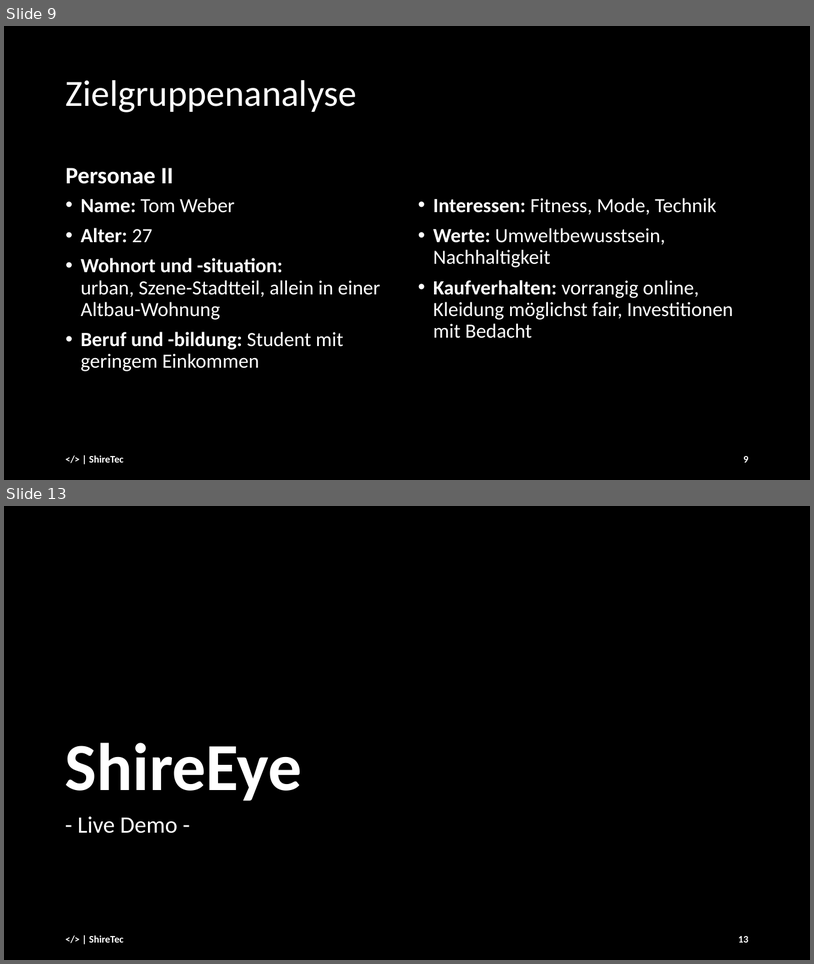
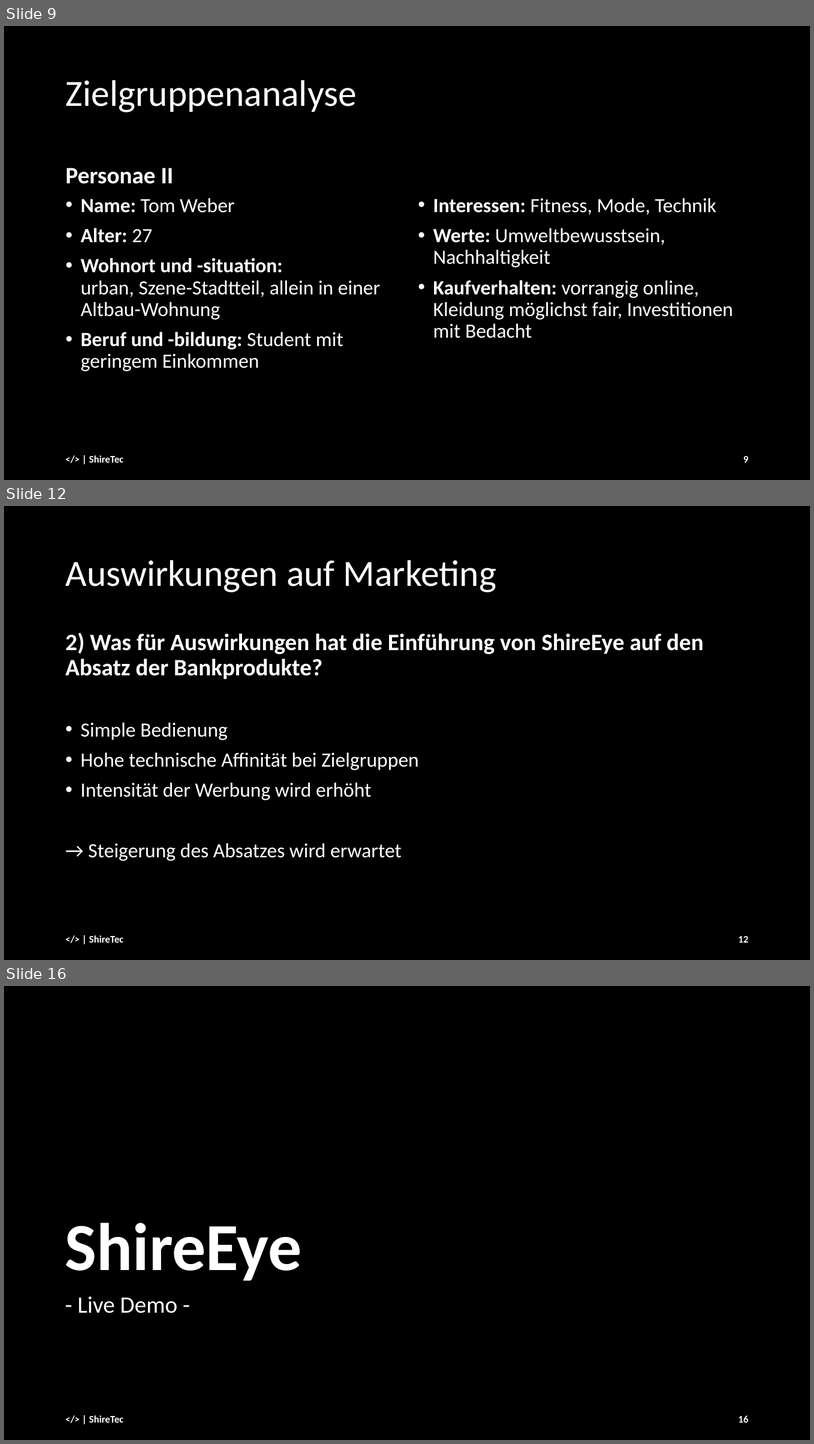
Before and after one commit to andre-anan-gilbert/Real-time-Facial-Age-and-Emotion-Recognition, a slide deck: docs/slides/Final_Presentation_25_01.pptx. Shown one above the other, each under a label of ours: slides 9 and 13 before the commit, slides 9, 12 and 16 after it; the slides between them are not shown. The pictures are 814x964 and 814x1444 pixels, drawn with LibreOffice and Linux fonts; fonts in the diff are those of the drawing. Boxes give left, top, right and bottom in pixels: in the first picture for what was removed or moved away, otherwise in the second. Text is boxed around its words. In the diff, an @@ line names an element or a change of style, - is before the commit and + after.

Commit message:
marketingfiles updated

```diff
--- a/docs/slides/Final_Presentation_25_01.pptx
+++ b/docs/slides/Final_Presentation_25_01.pptx
@@ slide 12 added at bbox=[4, 506, 810, 960], background #000000 @@
@@ title added at bbox=[65, 560, 497, 592], 44 pt, text #FFFFFF @@
+Auswirkungen auf Marketing
@@ text added at bbox=[65, 633, 704, 861], 24 pt, text #FFFFFF @@
+2) Was für Auswirkungen hat die Einführung von ShireEye auf den Absatz der Bankprodukte?
+• Simple Bedienung
+• Hohe technische Affinität bei Zielgruppen
+• Intensität der Werbung wird erhöht
+→ Steigerung des Absatzes wird erwartet
@@ text added at bbox=[89, 935, 124, 942], 12 pt, text #FFFFFF, bold @@
+</> | ShireTec
@@ page number added at bbox=[738, 936, 749, 942], 12 pt, text #FFFFFF, bold @@
+12
@@ what was slide 13 is now slide 16 @@
@@ page number at bbox=[738, 1415, 749, 1422]: text changed @@
-13
+16
```
Also in this commit, not shown: 7 slides changed, 2 other slides added.
